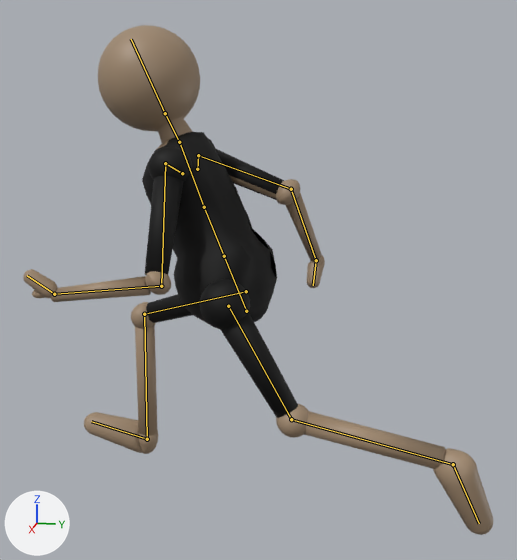
A saved change to the Blender file Characters/Dev.blend.
The view is the same before and after, from a camera (50 mm lens) standing at (14.32, 2.22, 11.22) and looking at (0.79, -0.49, 7.84). Every picture has the same lights, and +X, +Y and +Z are marked at lower left. Both versions are drawn at frame 11 of the action 'ArmatureAction'; the numbers are the values there. The bones that bend it are drawn over the model as lines.
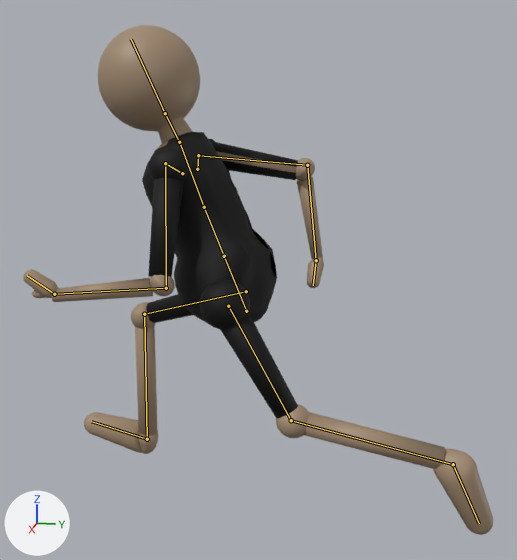
Changed parts and their boxes (x1, y1, x2, y2) in the pictures (517 x 560 px):
```json
{"object": "Sphere", "change": "posed", "before": [23, 25, 493, 535], "after": [23, 25, 493, 535]}
```

Edits to the scene script, one JSON object a line:
```json
{"block": "bone_elbow_cont_r", "where": "bone_elbow_cont_r = bpy.data.objects['Armature'].pose.bones['elbow_cont.R']  # child of 'shoulder.R'"}
{"op": "set", "path": "bone_elbow_cont_r.location", "old": "(-2.13, -1.56, -0.19)", "new": "(-1.78, -1.63, -1.25)"}
{"block": "bone_elbow_cont_l", "where": "bone_elbow_cont_l = bpy.data.objects['Armature'].pose.bones['elbow_cont.L']  # child of 'shoulder.L'"}
{"op": "set", "path": "bone_elbow_cont_l.location", "old": "(2.28, 0.13, -2.79)", "new": "(1.46, 0.26, -0.22)"}
```
